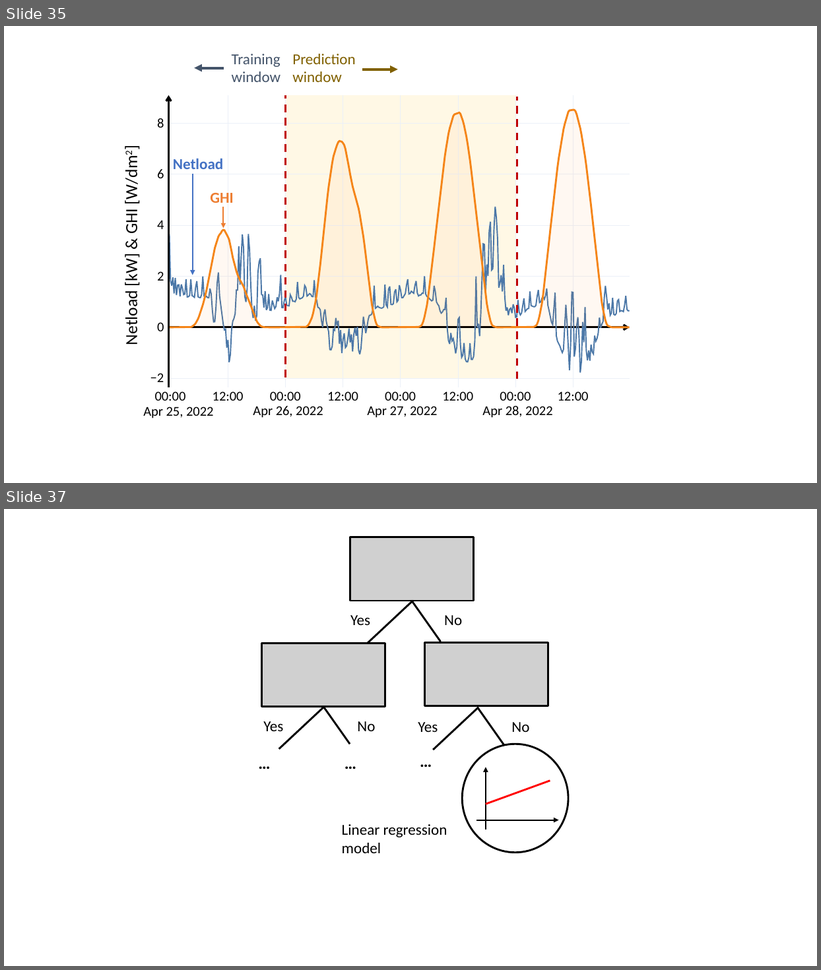
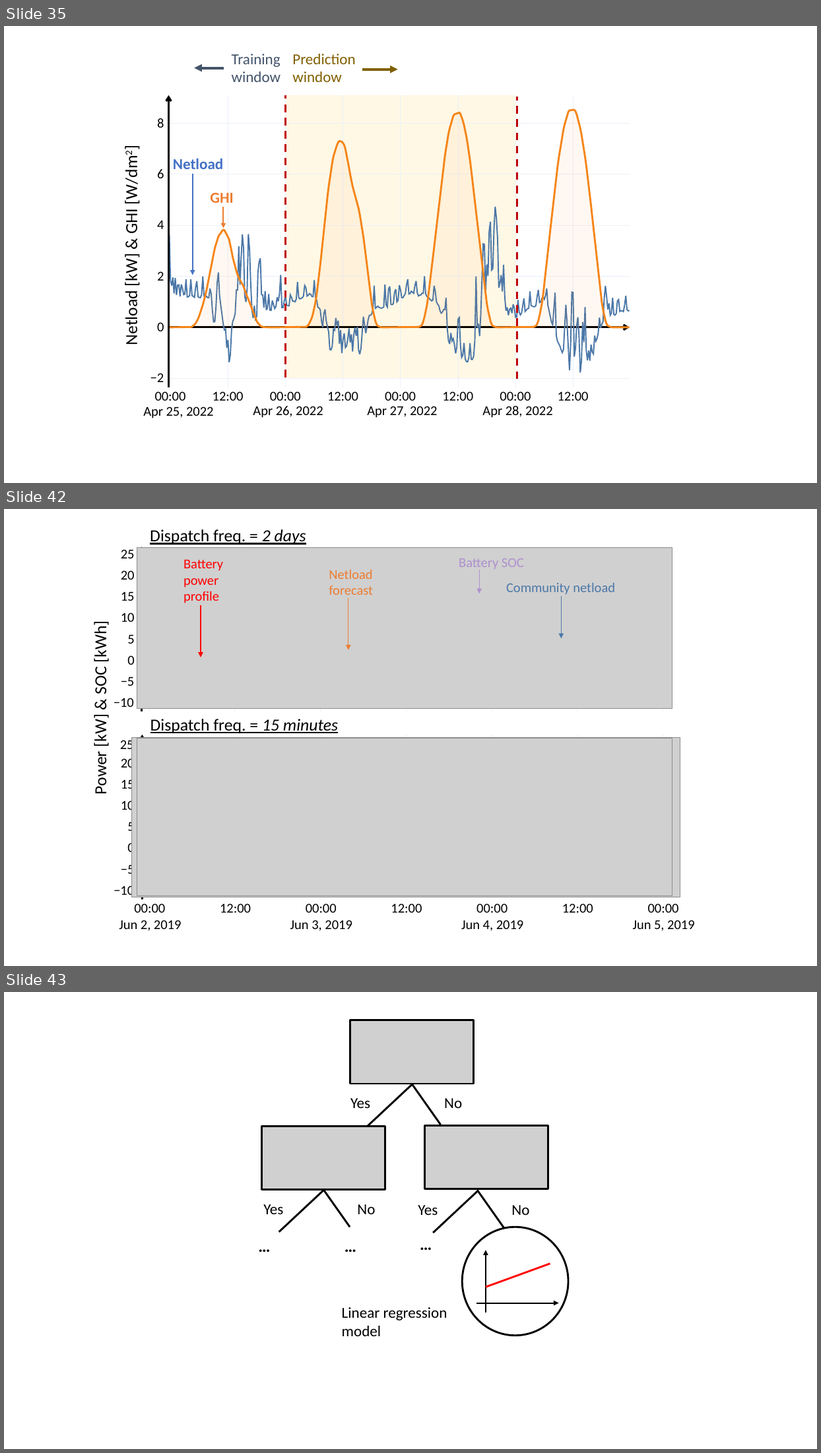
Before and after one commit to Jonathan56/supplementary_thesis, a slide deck: figures.pptx. Shown one above the other, each under a label of ours: slides 35 and 37 before the commit, slides 35, 42 and 43 after it; the slides between them are not shown. The pictures are 821x970 and 821x1453 pixels, drawn with LibreOffice and Linux fonts; fonts in the diff are those of the drawing; grey boxes stand for pictures. Boxes give left, top, right and bottom in pixels: in the first picture for what was removed or moved away, otherwise in the second. Text is boxed around its words. In the diff, an @@ line names an element or a change of style, - is before the commit and + after.

```diff
--- a/figures.pptx
+++ b/figures.pptx
@@ slide 42 added at bbox=[4, 509, 817, 966], background #FFFFFF @@
@@ picture added at bbox=[137, 547, 673, 709] @@
@@ text added at bbox=[150, 529, 306, 545], 20 pt, text #000000, underline @@
+Dispatch freq. = 2 days
@@ group added at bbox=[87, 515, 663, 712]: 9 freeform shapes, 8 texts @@
+−10
+−5
+0
+5
+10
+15
+20
+25
@@ text added at bbox=[184, 560, 223, 603], 16 pt, text #FF0000 @@
+Battery
+power
+profile
@@ text added at bbox=[459, 559, 524, 571], 16 pt, text #AF90CE @@
+Battery SOC
@@ text added at bbox=[329, 570, 373, 599], 16 pt, text #ED7D31 @@
+Netload
+forecast
@@ arrow added from (479, 569) to (479, 593), #AF90CE 1 pt @@
@@ text added at bbox=[506, 583, 615, 594], 16 pt, text #4C78A8 @@
+Community netload
@@ arrow added from (201, 605) to (201, 657), #FF0000 1 pt @@
@@ arrow added from (349, 598) to (349, 650), #ED7D31 1 pt @@
@@ arrow added from (562, 596) to (562, 638), #4C78A8 1 pt @@
@@ text added at bbox=[90, 626, 111, 793], 20 pt, text #000000 @@
+Power [kW] & SOC [kWh]
@@ text added at bbox=[151, 719, 338, 733], 20 pt, text #000000, underline @@
+Dispatch freq. = 15 minutes
@@ group added at bbox=[88, 703, 694, 931]: 19 texts, 9 freeform shapes @@
+00:00
+Jun 2, 2019
+12:00
+00:00
+Jun 3, 2019
+12:00
+00:00
+Jun 4, 2019
+12:00
+00:00
+Jun 5, 2019
+−10
+−5
+0
+5
+10
+15
+20
+25
@@ picture added at bbox=[132, 738, 680, 898] @@
@@ picture added at bbox=[137, 739, 672, 896] @@
@@ what was slide 37 is now slide 43 @@
```
Also in this commit, not shown: 1 slide changed, 5 other slides added, 21 other files.
